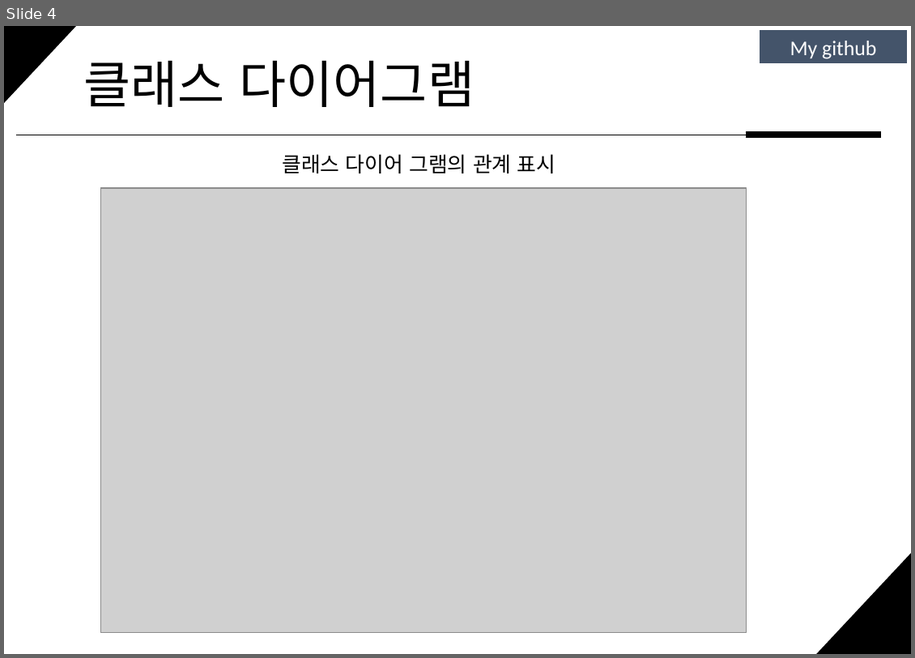
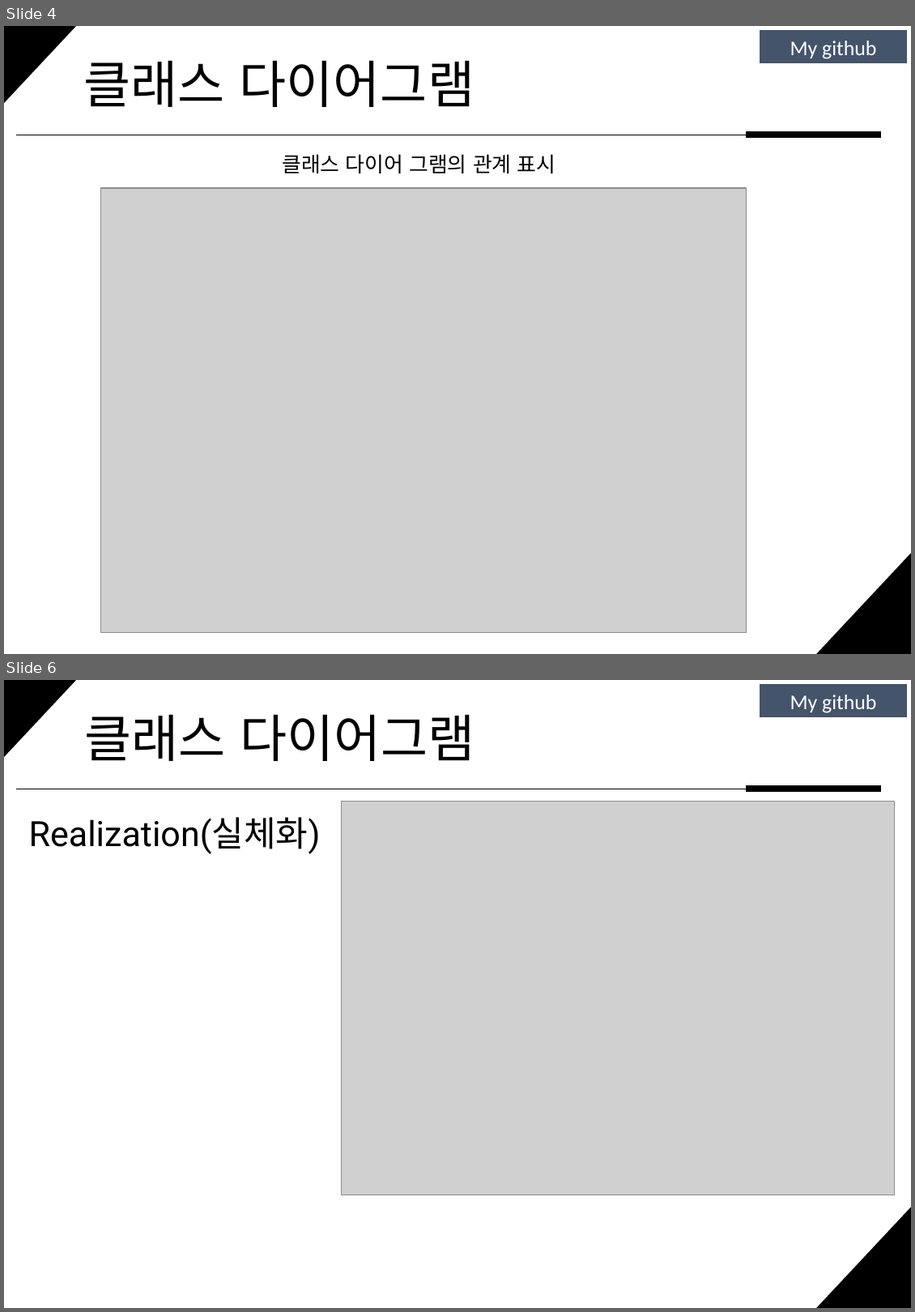
Before and after one commit to qor0530/ClassDiagram, a slide deck: 클래스 다이어그램.pptx. Shown one above the other, each under a label of ours: slide 4 before the commit, slides 4 and 6 after it; the slides between them are not shown. The pictures are 915x658 and 915x1312 pixels, drawn with LibreOffice and Linux fonts; fonts in the diff are those of the drawing; grey boxes stand for pictures. Boxes give left, top, right and bottom in pixels: in the first picture for what was removed or moved away, otherwise in the second. Text is boxed around its words. In the diff, an @@ line names an element or a change of style, - is before the commit and + after.

```diff
--- a/클래스 다이어그램.pptx
+++ b/클래스 다이어그램.pptx
@@ slide 6 added at (x1=4, y1=680, x2=911, y2=1308), background #FFFFFF; not listed: 5 template elements that a slide beside it also shows @@
@@ title added at (x1=84, y1=714, x2=476, y2=761), 44 pt, text #000000 @@
+클래스 다이어그램
@@ text added at (x1=29, y1=817, x2=321, y2=854), 30 pt, text #000000 @@
+Realization(실체화)
@@ picture added at (x1=342, y1=802, x2=895, y2=1195) @@
```
Also in this commit, not shown: 1 other slide added.
